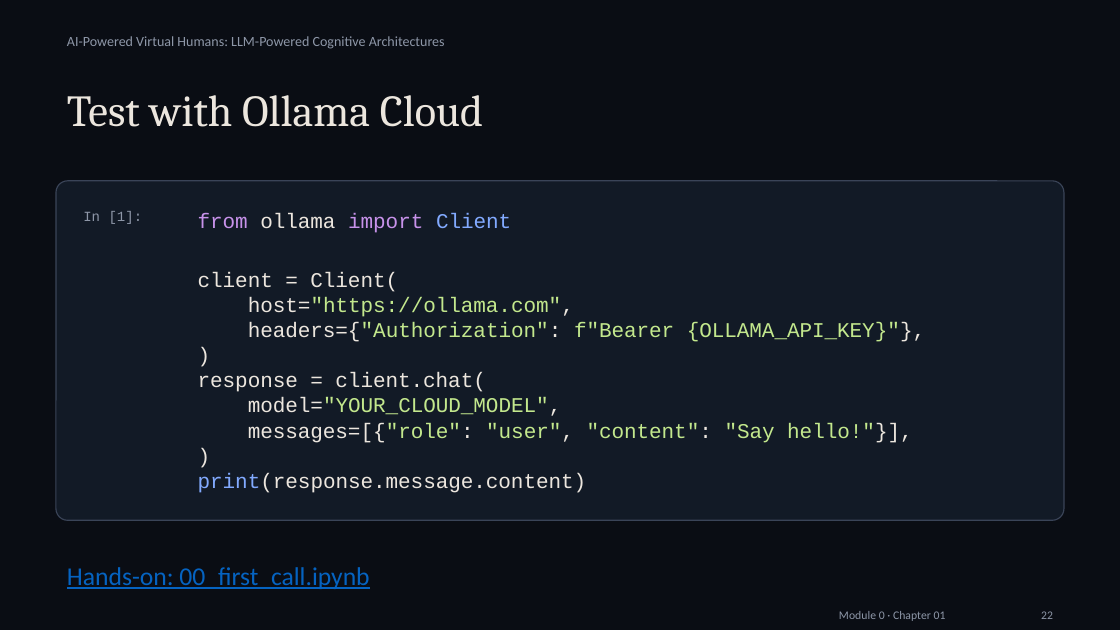
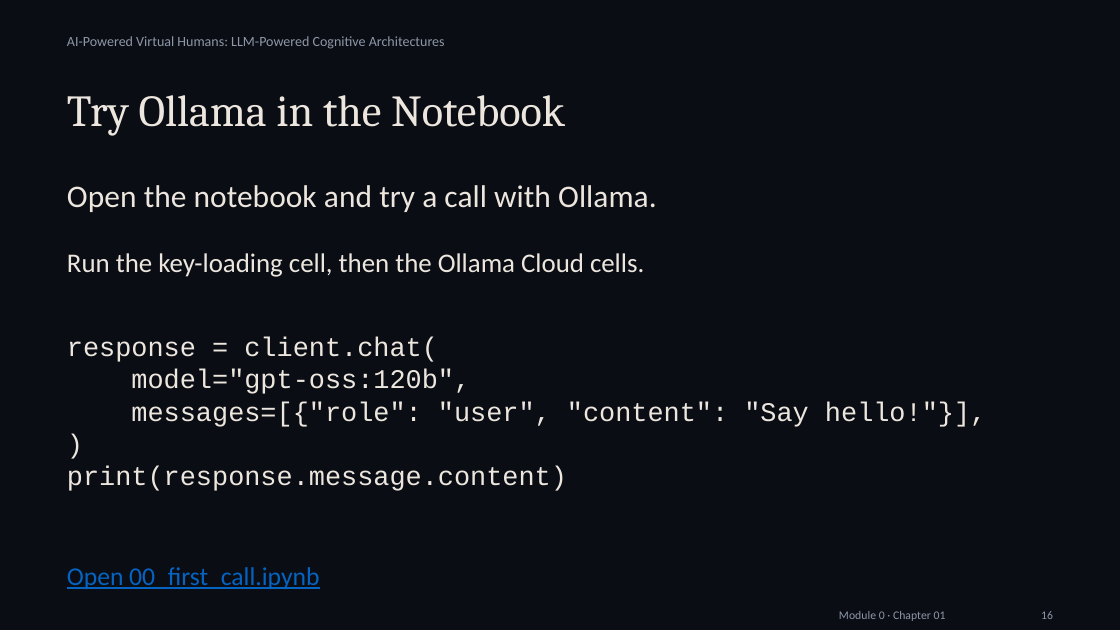
Before and after one commit to alessandropec/virtual-humans-cognitive-architectures, a slide deck: slide 16 of virtual_human_course/Module_0/Chapter_01/Slides/Module_0_Chapter_01_Introduction_and_Setup.pptx (slide 22 before the commit). Drawn at 1120x630 pixels with LibreOffice and Linux fonts; fonts in the diff are those of the drawing. Boxes give left, top, right and bottom in pixels: in the first picture for what was removed or moved away, otherwise in the second. Text is boxed around its words. In the diff, an @@ line names an element or a change of style, - is before the commit and + after.

```diff
--- a/virtual_human_course/Module_0/Chapter_01/Slides/Module_0_Chapter_01_Introduction_and_Setup.pptx
+++ b/virtual_human_course/Module_0/Chapter_01/Slides/Module_0_Chapter_01_Introduction_and_Setup.pptx
@@ text at [67,95,565,136]: text changed @@
-Test with Ollama Cloud
+Try Ollama in the Notebook
@@ rounded rectangle removed at [56,180,1064,520] @@
@@ text added at [67,185,657,212], 20.2 pt, text #ECE6DE @@
+Open the notebook and try a call with Ollama.
@@ text removed at [83,211,143,224] @@
-In [1]:
@@ text at [198,213,926,342]: paragraphs removed @@
-from ollama import Client
-client = Client(
-host="https://ollama.com",
-headers={"Authorization": f"Bearer {OLLAMA_API_KEY}"},
-)
@@ text added at [67,253,644,277], 17.2 pt, text #ECE6DE @@
+Run the key-loading cell, then the Ollama Cloud cells.
@@ text "response = client.chat(": place and size @@
-text "response = client.chat(" at [198,213,926,493]
+text "response = client.chat(" at [67,337,986,491]
@@ text at [67,337,986,491]: size 13.5 to 17.2 pt in "response = client.chat(", "messages=[{"role": "user", "content": "Say hello!"}],", ")", "print(response.message.content)"; text colour #C3E88D to #ECE6DE in "messages=[{"role": "user", "content": "Say hello!"}],"; text colour #82AAFF to #ECE6DE in "print(response.message.content)" @@
@@ text at [131,369,470,394]: text changed; size 13.5 to 17.2 pt; text colour #C3E88D to #ECE6DE @@
-model="YOUR_CLOUD_MODEL",
+model="gpt-oss:120b",
@@ text at [67,567,319,589]: text changed @@
-Hands-on: 00_first_call.ipynb
+Open 00_first_call.ipynb
@@ text at [1041,611,1053,619]: text changed @@
-22
+16
```
Also in this commit, not shown: 17 other slides changed, 2 slides added, 13 other files.
